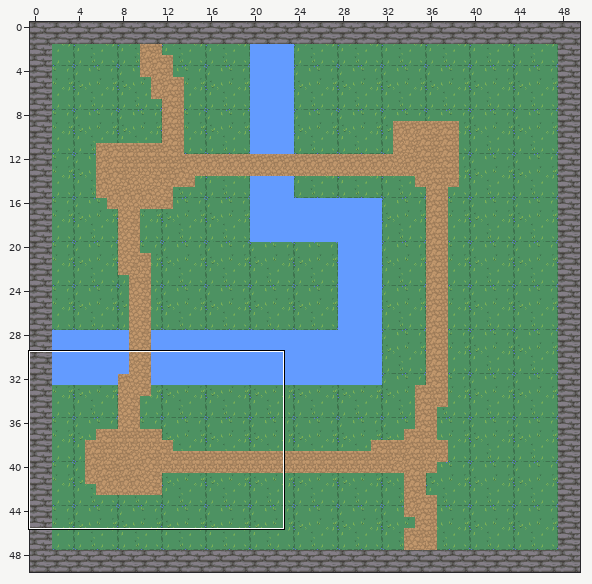
Two states of a Tiled map, assets/map/map.tmx. Above, an overview of the earlier version with the close-up marked.
Close-up. Earlier state:
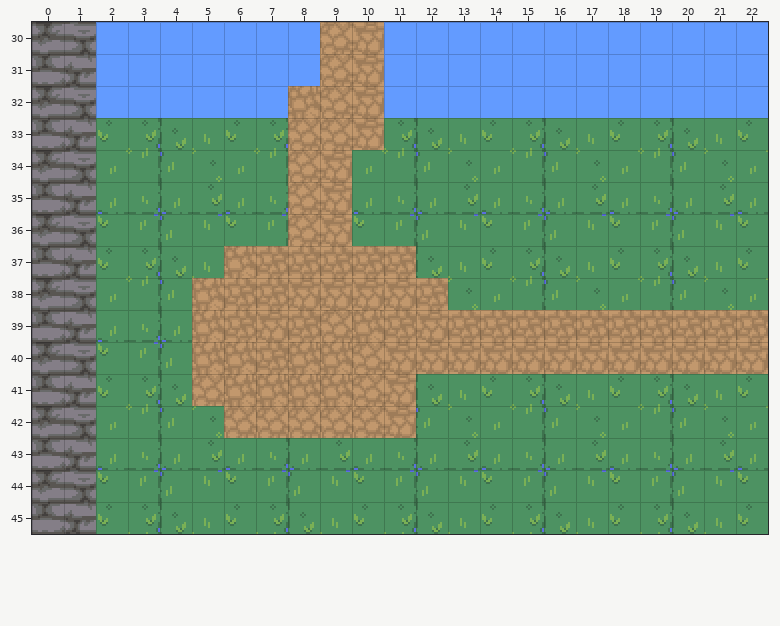
Cells are 16x16 px. Shown: x 0..22, y 30..45.
The same view after the edit:
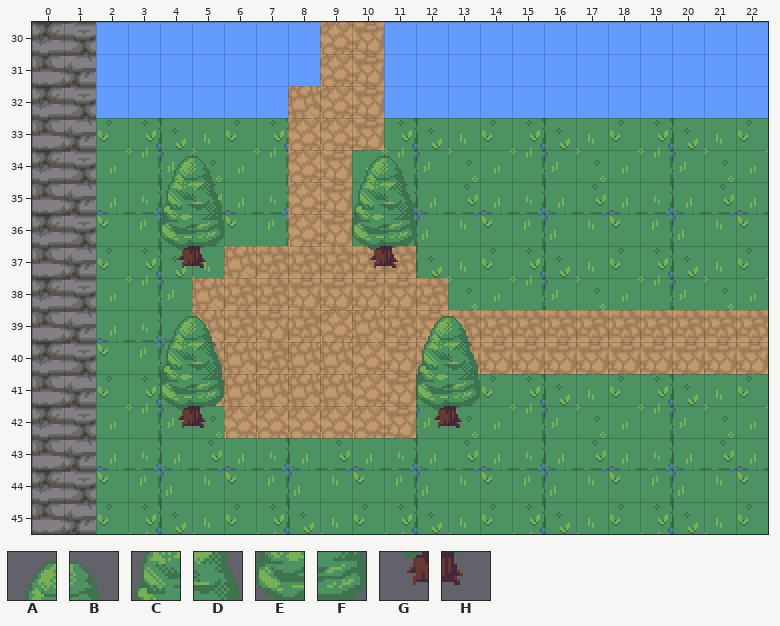
Key: from "nature": A 0, B 1, C 40, D 41, E 80, F 81, G 120, H 121.
_ is an empty cell.
Tiles of an added or newly shown layer are drawn over the layers below it.
From old to new:
Layer "three" (added):
Tile A now appears in row 34 at x 4 and 10; in row 39 at x 4 and 12.
Tile B now appears in row 34 at x 5 and 11; in row 39 at x 5 and 13.
Tile C now appears in row 35 at x 4 and 10; in row 40 at x 4 and 12.
Tile D now appears in row 35 at x 5 and 11; in row 40 at x 5 and 13.
Tile E now appears in row 36 at x 4 and 10; in row 41 at x 4 and 12.
Tile F now appears in row 36 at x 5 and 11; in row 41 at x 5 and 13.
Tile G now appears in row 37 at x 4 and 10; in row 42 at x 4 and 12.
Tile H now appears in row 37 at x 5 and 11; in row 42 at x 5 and 13.
Changed places in both close-ups, as pixel boxes (x1, y1, x2, y2):
added: (160, 156, 224, 268)
added: (352, 156, 416, 268)
added: (160, 316, 224, 428)
added: (416, 316, 480, 428)
